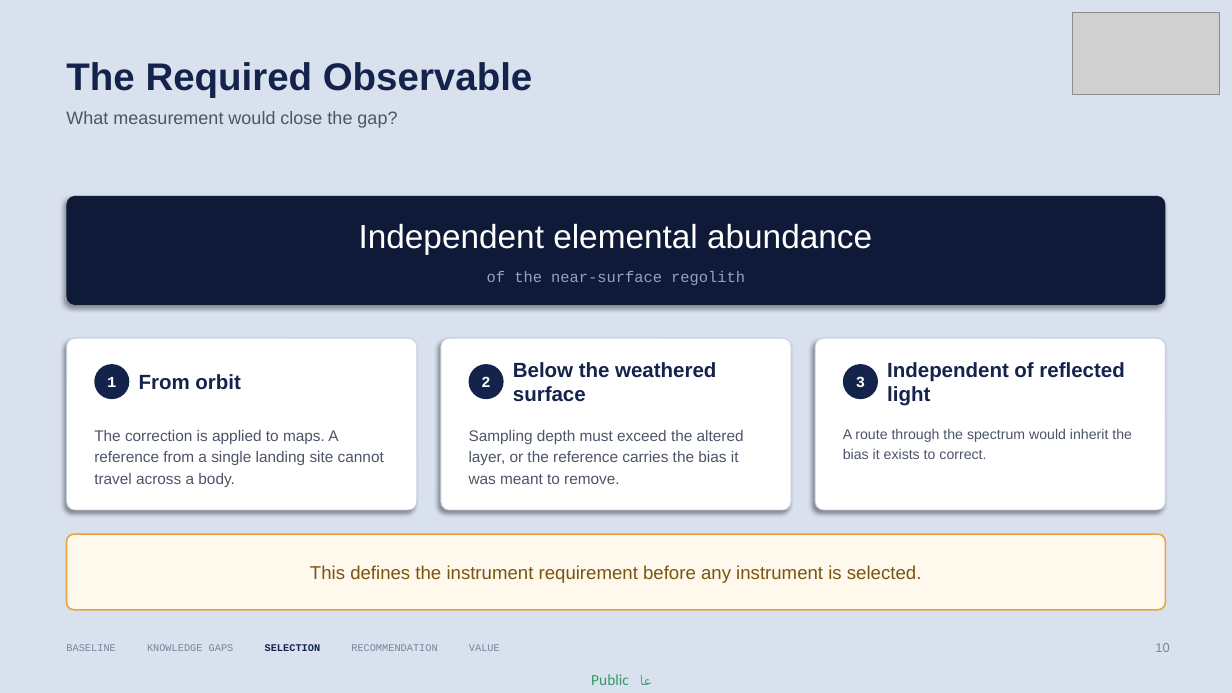
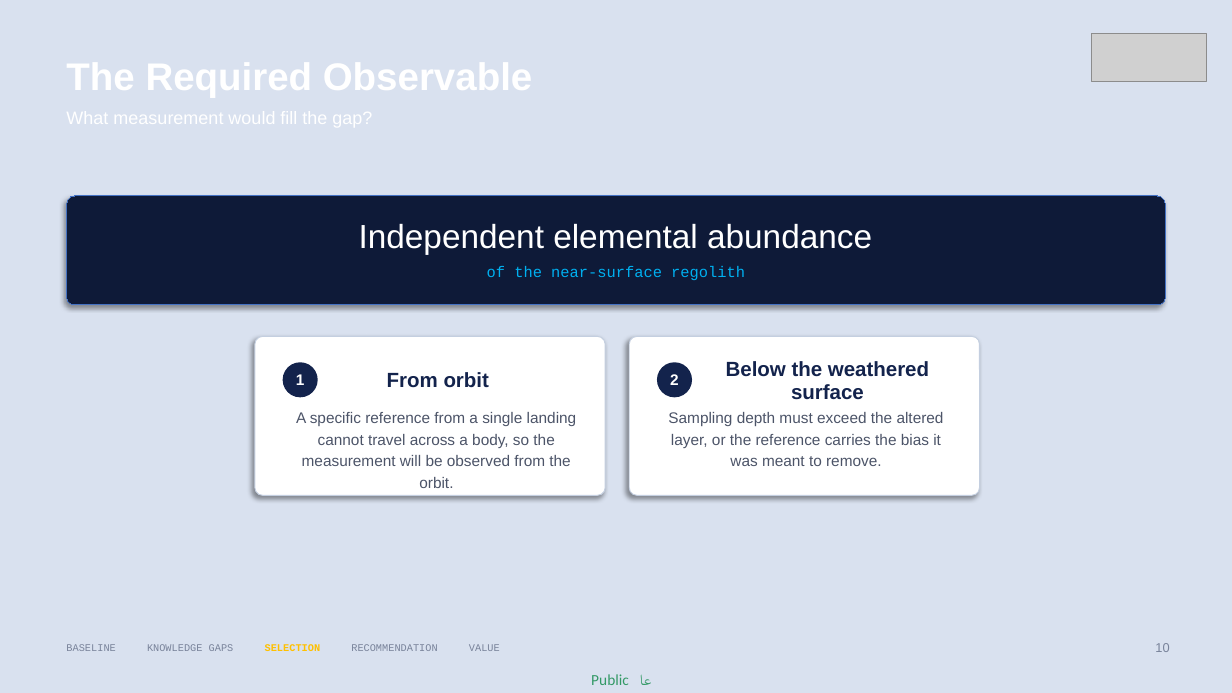
Before and after one commit to nalquaydhib/Apophis_99942, a slide deck: slide 11 of Noora_AlQuaydhib_Summer_Training_(3).pptx. Drawn at 1232x693 pixels with LibreOffice and Linux fonts; fonts in the diff are those of the drawing; grey boxes stand for pictures; background and template pictures are left out. Boxes give left, top, right and bottom in pixels: in the first picture for what was removed or moved away, otherwise in the second. Text is boxed around its words. In the diff, an @@ line names an element or a change of style, - is before the commit and + after.

```diff
--- a/Noora_AlQuaydhib_Summer_Training_(3).pptx
+++ b/Noora_AlQuaydhib_Summer_Training_(3).pptx
@@ picture removed at box(1073, 12, 1220, 94) @@
@@ text "The Required Observable" at box(67, 54, 982, 102): text colour #13234C to #FFFFFF @@
@@ picture added at box(1092, 33, 1206, 81) @@
@@ rounded rectangle at box(67, 196, 1165, 305): outline none to #4472C4 0.75 pt @@
@@ text "of the near-surface regolith" at box(487, 266, 745, 280): text colour #92A3C4 to #00B0F0 @@
@@ text at box(514, 266, 542, 277): text changed; text colour #4C5468 to #FFFFFF @@
-What measurement would close the gap?
+What measurement would fill the gap?
@@ rounded rectangle: place and size @@
-rounded rectangle at box(67, 338, 417, 510)
+rounded rectangle at box(255, 336, 605, 495)
@@ rounded rectangle: place and size @@
-rounded rectangle at box(441, 338, 791, 510)
+rounded rectangle at box(629, 336, 980, 495)
@@ rounded rectangle removed at box(815, 338, 1165, 510) @@
@@ text "1" at box(296, 374, 305, 385): font Courier New to Arial @@
@@ text "From orbit": place and size @@
-text "From orbit" at box(139, 374, 240, 390)
+text "From orbit" at box(387, 372, 489, 388)
@@ 3 texts, 2 ellipses: place and size @@
-3 texts, 2 ellipses at box(94, 362, 716, 402)
+3 texts, 2 ellipses at box(283, 361, 929, 400)
@@ text "2" at box(670, 374, 679, 385): font Courier New to Arial @@
@@ ellipse removed at box(843, 364, 878, 399) @@
@@ text removed at box(856, 376, 865, 387) @@
-3
@@ text removed at box(887, 362, 1124, 406) @@
-Independent of reflected light
@@ text at box(296, 412, 577, 488): text changed @@
-The correction is applied to maps. A reference from a single landing site cannot travel across a body.
+A specific reference from a single landing cannot travel across a body, so the measurement will be observed from the orbit.
@@ alignment left to centre in 3 elements at box(387, 372, 489, 388), box(726, 361, 929, 400), box(668, 412, 944, 466) @@
@@ text "Sampling depth must exceed the ...": place and size @@
-text "Sampling depth must exceed the ..." at box(469, 430, 744, 484)
+text "Sampling depth must exceed the ..." at box(668, 412, 944, 466)
@@ text removed at box(843, 429, 1132, 459) @@
-A route through the spectrum would inherit the bias it exists to correct.
@@ rounded rectangle removed at box(67, 534, 1165, 610) @@
@@ text removed at box(310, 565, 921, 583) @@
-This defines the instrument requirement before any instrument is selected.
@@ text "BASELINE KNOWLEDGE GAPS SELECTION RECOMMENDATION ..." at box(66, 644, 500, 651): text colour #13234C to #FFC000 in "SELECTION" @@
```
Also in this commit, not shown: 16 other slides changed.
